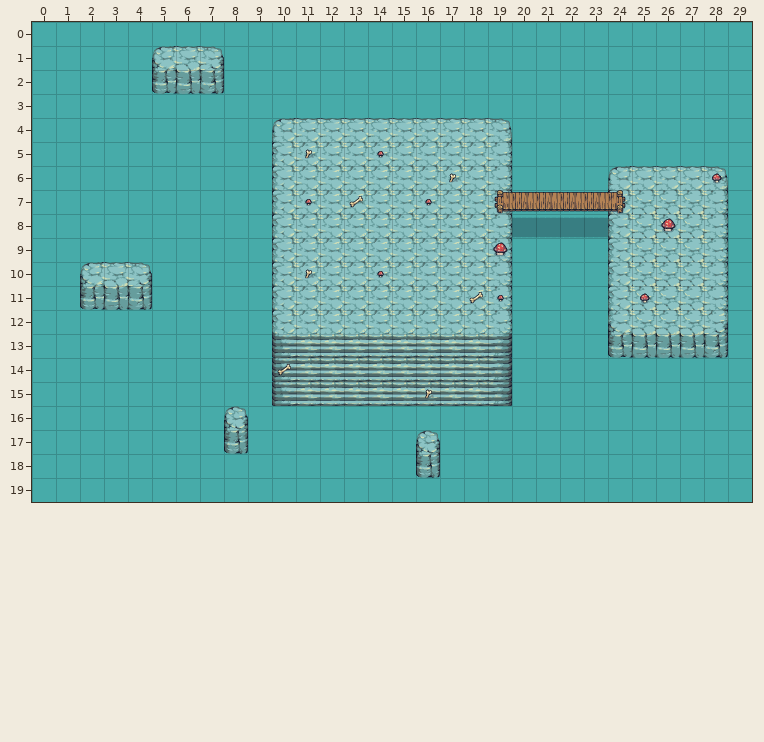
Tiled map (JSON): public/game/maps/tiny_sward.json. Above: the version before the commit.
Cells are 64x64 px. Shown: x 0..29, y 0..19.
Now the later version:
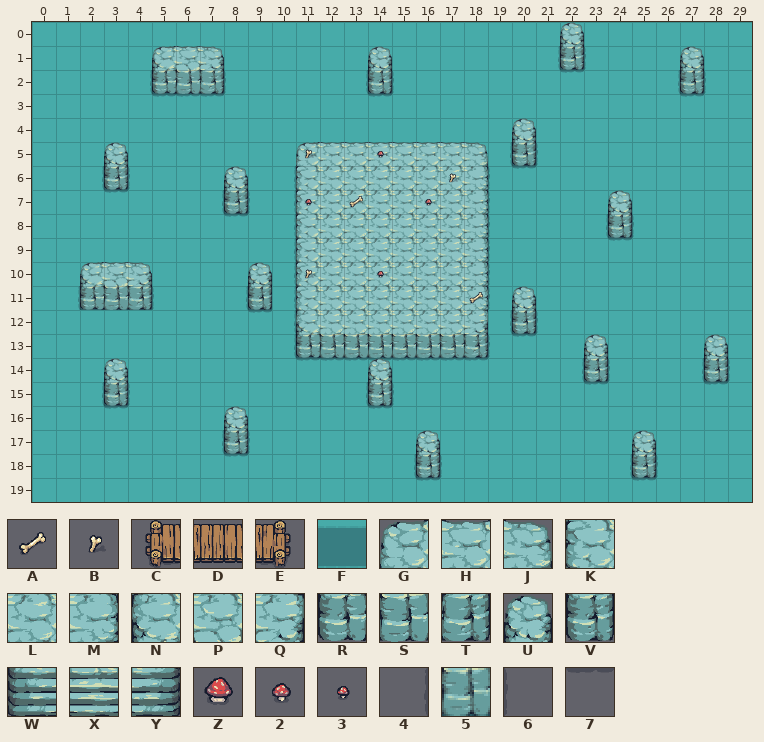
Key: from "bone1": A 0; from "bone2": B 0; from "bridge": C 0, D 1, E 2, F 11; from "elevation": G 0, H 1, J 2, K 4, L 5, M 6, N 8, P 9, Q 10, R 12, S 13, T 14, U 19, V 23, W 28, X 29, Y 30; from "mushroom-l": Z 0; from "mushroom-m": 2 0; from "mushroom-s": 3 0; from "shadow": 4 3, 5 4, 6 5, 7 7.
_ is an empty cell.
Tiles replaced or removed in this view: 2, 3, A, B, C, D, E, F, G, H, J, K, L, M, N, P, Q, R, S, T, W, X, Y, Z.
Tiles of an added or newly shown layer are drawn over the layers below it.
See-through tiles are keyed as they look on the map.
The commit says: map: 로비 맵 디자인 수정 및 파도 추가
Change:
Changed rows in their new state; . is an unchanged cell.
Layer "shadow" (added):
first column x 1:
 1 ....................456......
 2 ...45556....456......7...456.
 3 ....777......7............7..
 5 ..................456........
 6 .456.....4........67.........
 7 ..7...4564........6..........
 8 .......7.4........6...456....
 9 .........4........6....7.....
10 .........4........6..........
11 45556..454........6..........
12 ........74........456........
13 .........45555555567.........
14 ..........77777777...456..456
15 .456........456.......7....7.
16 ..7..........7...............
17 ......456....................
18 .......7......456......456...
19 ...............7........7....
Layer "foam" (added):
first column x 2:
 1 ....................5......
 2 ...555......5............5.
 5 ..................5........
 6 .5.........................
 7 ......5....................
 8 ......................5....
11 555....5...................
12 ..................5........
13 .........55555555..........
14 .....................5....5
15 .5..........5..............
17 ......5....................
18 ..............5........5...
Layer "ston":
first column x 3:
 0 ...................U......
 1 ...........U.......V....U.
 2 ...........V............V.
 4 .......__________U........
 5 U......_GHHHHHHJ_V........
 6 V....U._K......M_...._____
 7 .....V._K......M_....U____
 8 ......._K......M_....V____
 9 ......._K......M_...._____
10 ......U_K......M_...._____
11 ......V_K......M_U..._____
12 ......._N......Q_V..._____
13 ......._RSSSSSST_...U____U
14 U......____U_____...V....V
15 V......____V_____.........
17 ......................U...
18 ......................V...
Layer "bone":
first column x 10:
14 _......
15 ......_
Layer "bridge":
first column x 19:
 7 ______
 8 .____.
Layer "mushroom":
first column x 19:
 6 ........._
 8 ......._..
 9 _.........
11 _....._...
Where, in picture pixels (left, top, right, bottom), the same in both pictures:
changed: (78, 22, 730, 409)
added: (222, 430, 250, 457)
added: (630, 430, 658, 481)
added: (414, 454, 442, 481)
